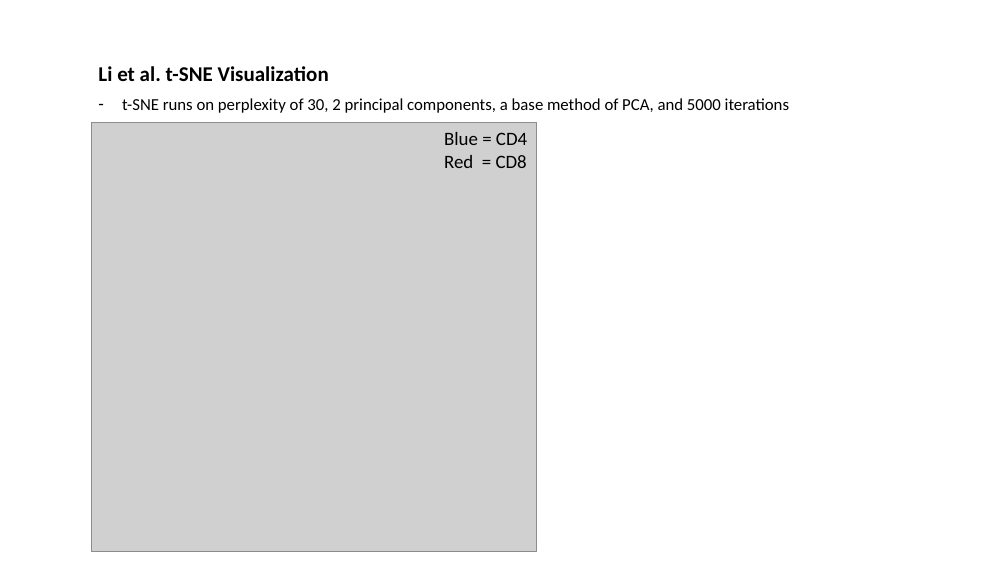
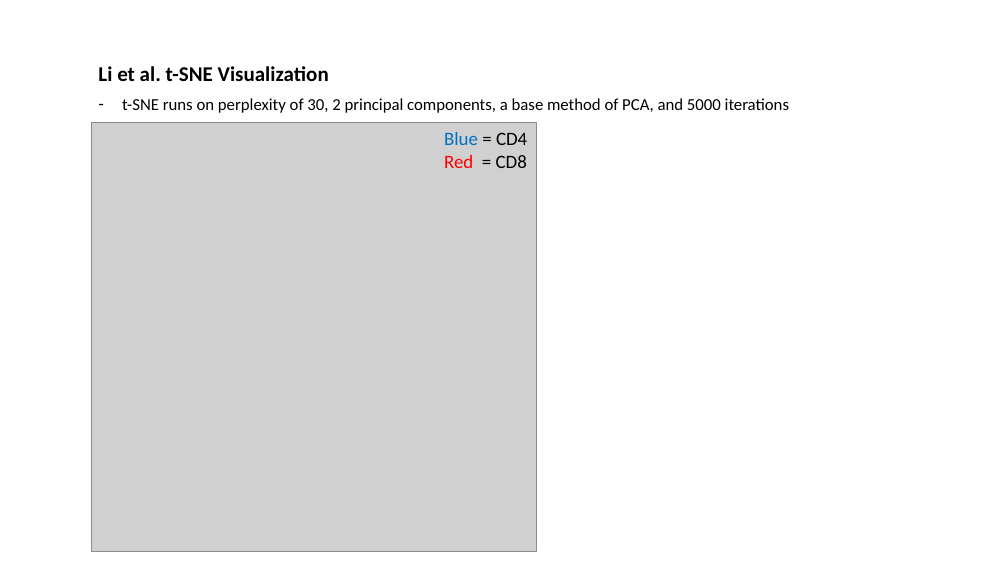
Before and after one commit to innate2adaptive/tcRIP, a slide deck: slide 37 of presentations/algorithm_overview.pptx (slide 33 before the commit). Drawn at 1008x567 pixels with LibreOffice and Linux fonts; fonts in the diff are those of the drawing; grey boxes stand for pictures. Boxes give left, top, right and bottom in pixels: in the first picture for what was removed or moved away, otherwise in the second. Text is boxed around its words. In the diff, an @@ line names an element or a change of style, - is before the commit and + after.

```diff
--- a/presentations/algorithm_overview.pptx
+++ b/presentations/algorithm_overview.pptx
@@ text "Blue = CD4" at (x1=444, y1=132, x2=527, y2=168): text colour #000000 to #0070C0 in "Blue"; text colour #000000 to #FF0000 in "Red" @@
```
Also in this commit, not shown: 4 other slides changed, 6 slides added, 26 other files.
